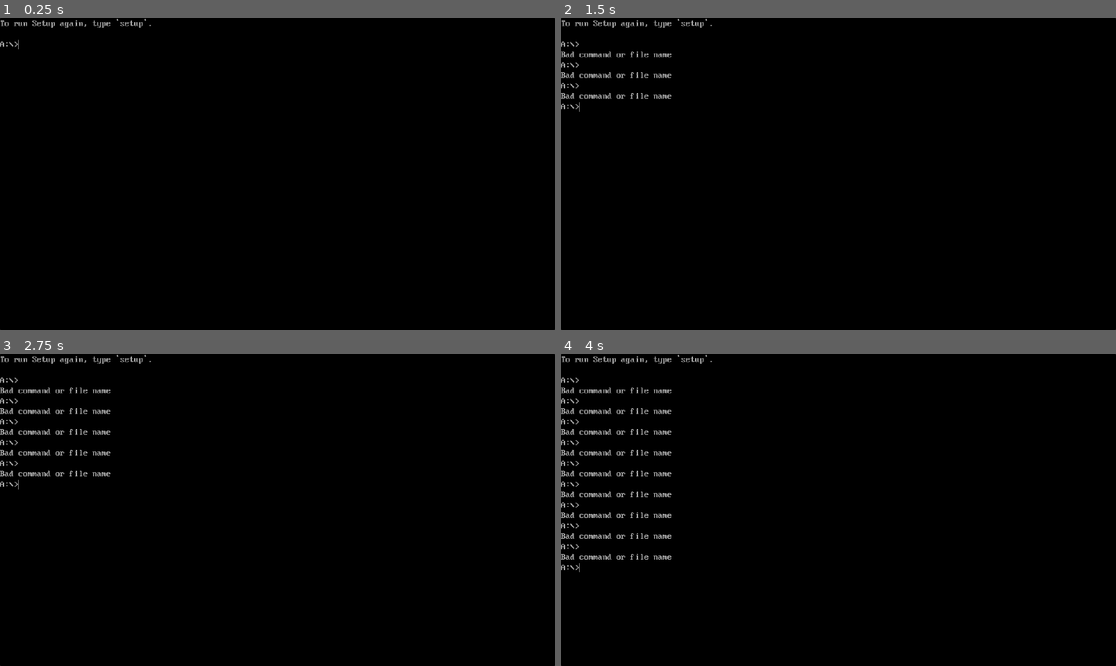
Above: before the commit, frames 1-4 (two rows, left to right).
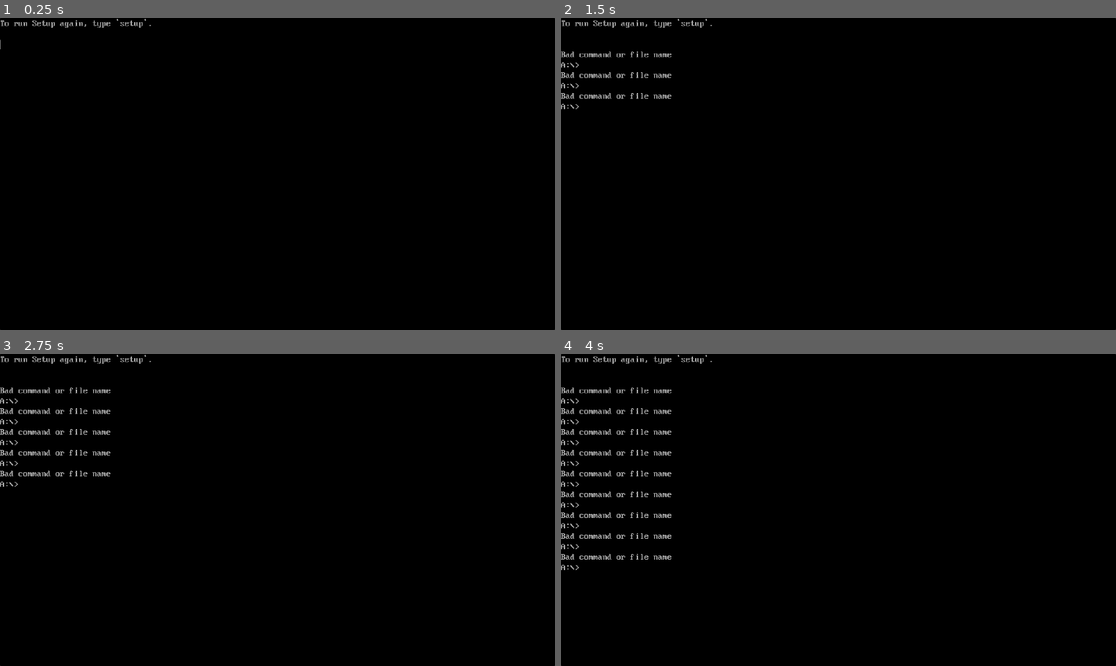
Above: after the commit, the same moments.

Repository: AeriaVelocity/not-an-illegal-game
Game: Godot game, scene res://Scenes/not_an_illegal_dos.tscn
The game is run twice, just before and just after one commit, with the same random seed, the same clock (stepped at 60 frames per second) and the same inputs. This scene is started directly instead of the project's main scene.
Inputs:
- Up to frame 1 (0.25 s): no input
- Up to frame 2 (1.5 s): tap Enter (ui_accept) at 0.5, 0.77, 1.25 s
- Up to frame 3 (2.75 s): tap Enter (ui_accept) at 1.52, 2 s
- Up to frame 4 (4 s): tap Enter (ui_accept) at 2.75, 3.02, 3.5, 3.77 s

The runs differ from the first frame. In frame 1, less than 0.1% of the frame differs, in the area x 0-4%, y 6-11%; in frame 2, less than 0.1%; in frame 3, less than 0.1%; in frame 4, less than 0.1%.
Error after the commit: Trying to return value of type "Nil" from a function whose return type is "String". (res://Scripts/not_an_illegal_dos.gd:63)

Commit message:
Added rudimentary prompt setting in NAI-DOS

Diff:
--- a/Scripts/not_an_illegal_dos.gd
+++ b/Scripts/not_an_illegal_dos.gd
@@ -3,6 +3,8 @@
 var motd = """To run Setup again, type `setup`.
 
 %s""" % get_prompt()
+
+var prompt = "A:\\> "
 
 func _ready():
     text = motd
@@ -33,6 +35,8 @@
     var command = input.split(" ")[0]
     var args = input.split(" ").slice(1)
 
+    print("%s, %s" % [command, args])
+
     match command:
         "setup":
             get_tree().change_scene_to_file("res://Scenes/preinstallation.tscn")
@@ -41,14 +45,22 @@
         "echo":
             command_output(" ".join(args))
         _:
-            command_output("Bad command or file name")
+            if ":" in command and command.length() == 2:
+                set_prompt(command[0])
+                text += get_prompt()
+                reset_caret_position()
+            else:
+                command_output("Bad command or file name")
 
 func command_output(output: String):
     text += output + "\n" + get_prompt()
     reset_caret_position()
 
+func set_prompt(drive_letter: String):
+    prompt = "%s:\\>" % drive_letter
+
 func get_prompt() -> String:
-    return "A:\\>"
+    return prompt
 
 func reset_caret_position():
     set_caret_line(get_line_count())
